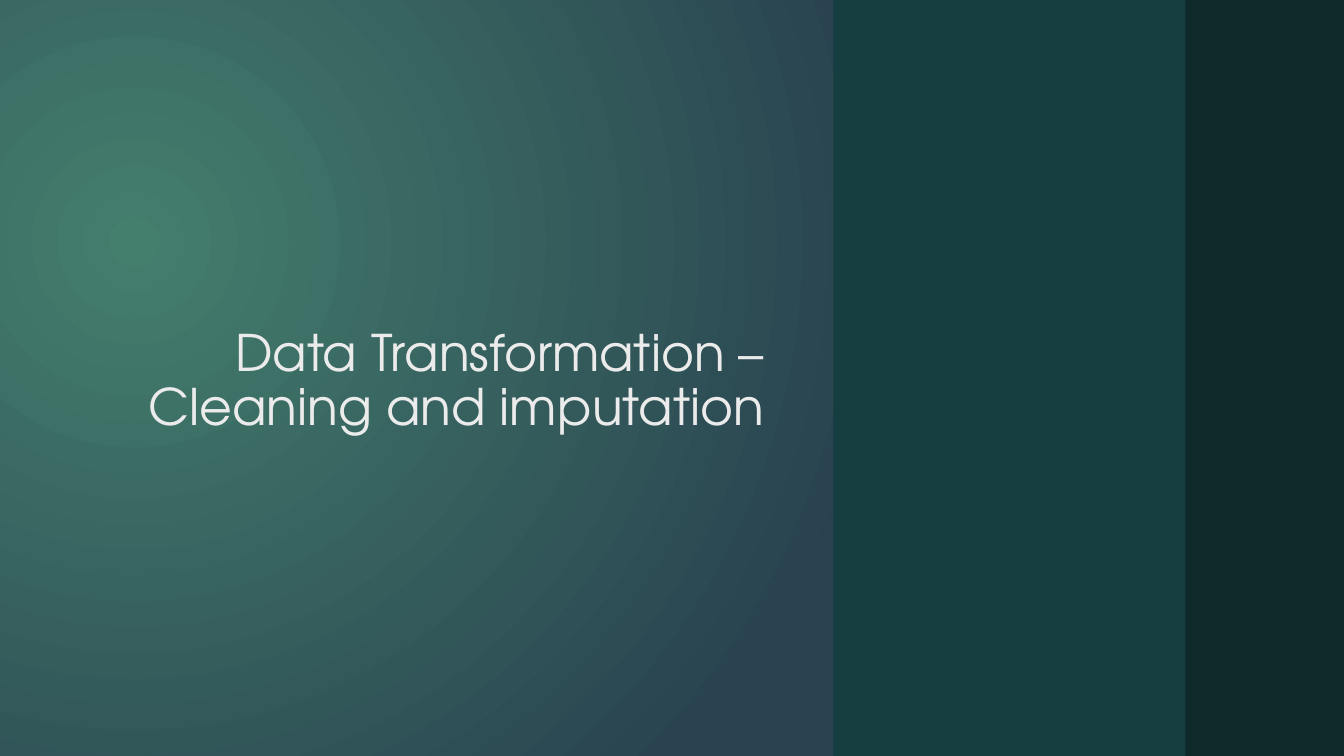
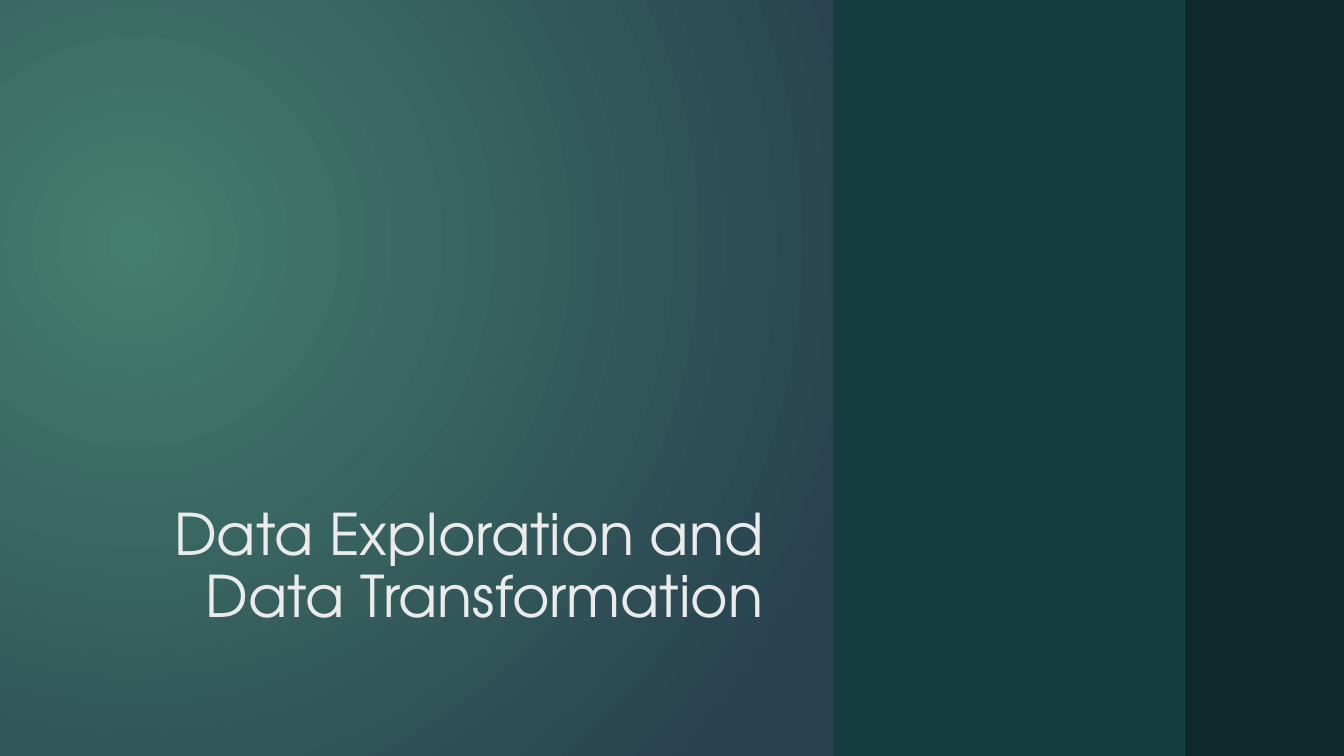
Before and after one commit to asthaa29/lendingcasestudy, a slide deck: slide 5 of EDA Case Study.pptx. Drawn at 1344x756 pixels with LibreOffice and Linux fonts; fonts in the diff are those of the drawing; grey boxes stand for pictures; background and template pictures are left out. Boxes give left, top, right and bottom in pixels: in the first picture for what was removed or moved away, otherwise in the second. Text is boxed around its words. In the diff, an @@ line names an element or a change of style, - is before the commit and + after.

```diff
--- a/EDA Case Study.pptx
+++ b/EDA Case Study.pptx
@@ title at (x1=174, y1=512, x2=764, y2=618): text changed; size 36 to 41 pt @@
-Data Transformation – Cleaning and imputation
+Data Exploration and Data Transformation
```
Also in this commit, not shown: 3 other slides changed, 12 slides added, 3 slides removed.
